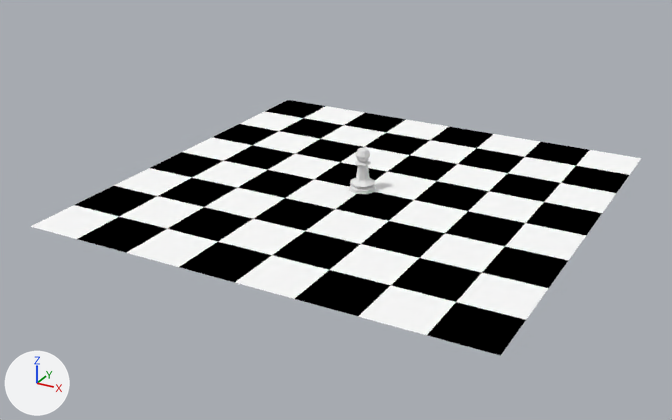
The Blender file 004_Chess/ChessScene.blend as it was, and as the next commit left it.
Before and after are seen from a 50 mm lens placed at (41.9, -82.1, 38.0), pointed at (-1.4, -3.4, -1.4). Every picture has the same lights, and +X, +Y and +Z are marked at lower left.

The older version as bpy lines, for what is in view:
```python
me_cube_001 = bpy.data.meshes.new('Cube.001')
me_cube_001.from_pydata(...)  # 144 vertices, 64 faces; spans x -24.0..24.0, y -24.0..24.0, z 0.0
# faces by material slot: [32, 32]
me_cube_001.materials.append(mat_chesswhite)  # white #ffffff
me_cube_001.materials.append(mat_chessblack)  # black #000000
me_cylinder = bpy.data.meshes.new('Cylinder')
me_cylinder.from_pydata(...)  # 106 vertices, 106 faces; spans x -1.5..1.5, y -1.5..1.5, z -0.96..3.75
ob_chessboard = bpy.data.objects.new('ChessBoard', me_cube_001)
ob_chessboard.location = (0.0, 0.0, 0.0)
ob_primarywhitepawn = bpy.data.objects.new('PrimaryWhitePawn', me_cylinder)
ob_primarywhitepawn.location = (0.0, 0.0, 1.0)
```
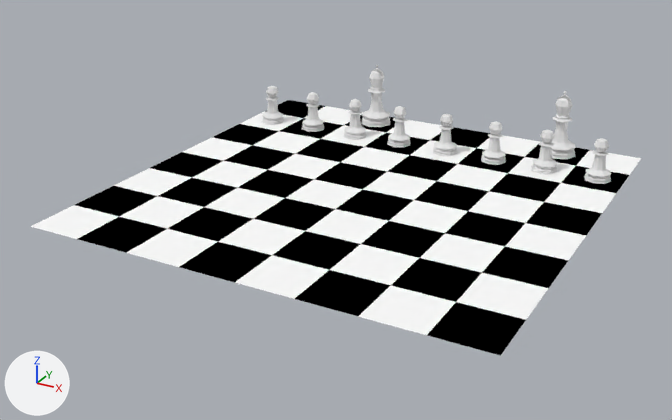
Commit message: Chess set now has pawns and bishops

What differs and where, as boxes [x1, y1, x2, y2] in the pictures (672 x 420 px):
'PrimaryWhitePawn', moved
    before: [349, 147, 376, 194]
    after: [584, 138, 611, 184]
'Bishop', added
    after: [551, 91, 576, 159]
'Bishop.001', added
    after: [361, 65, 391, 127]
'White Pawn.006', added
    after: [531, 130, 557, 174]
'White Pawn.005', added
    after: [481, 121, 506, 165]
'White Pawn.004', added
    after: [433, 114, 457, 156]
'White Pawn.003', added
    after: [387, 106, 411, 147]
'White Pawn.002', added
    after: [344, 99, 367, 139]
'White Pawn.001', added
    after: [302, 92, 324, 132]
'White Pawn', added
    after: [262, 86, 284, 124]

The change, as a list of edits to the scene's bpy script:
```text
Add me_cylinder_001:
    me_cylinder_001.from_pydata(...)  # 156 vertices, 153 faces; spans x -1.5..1.5, y -1.5..1.5, z 0.0..5.71
Change ob_primarywhitepawn:
    ob_primarywhitepawn.location: (0.0, 0.0, 1.0) -> (21.21, 15.0, 1.0)
Add ob_bishop:
    ob_bishop = bpy.data.objects.new('Bishop', me_cylinder_001)
    ob_bishop.location = (15.14, 20.95, 0.0)
    ob_bishop.rotation_euler = (0.0, 0.0, 1.571)  # degrees (0, 0, 90)
    ob_bishop.scale = (1.33, 1.33, 1.33)
Add ob_white_pawn:
    ob_white_pawn = bpy.data.objects.new('White Pawn', me_cylinder)
    ob_white_pawn.location = (-20.79, 15.0, 1.0)
Add ob_white_pawn_001:
    ob_white_pawn_001 = bpy.data.objects.new('White Pawn.001', me_cylinder)
    ob_white_pawn_001.location = (-14.79, 15.0, 1.0)
Add ob_white_pawn_002:
    ob_white_pawn_002 = bpy.data.objects.new('White Pawn.002', me_cylinder)
    ob_white_pawn_002.location = (-8.79, 15.0, 1.0)
Add ob_white_pawn_003:
    ob_white_pawn_003 = bpy.data.objects.new('White Pawn.003', me_cylinder)
    ob_white_pawn_003.location = (-2.79, 15.0, 1.0)
Add ob_white_pawn_004:
    ob_white_pawn_004 = bpy.data.objects.new('White Pawn.004', me_cylinder)
    ob_white_pawn_004.location = (3.21, 15.0, 1.0)
Add ob_white_pawn_005:
    ob_white_pawn_005 = bpy.data.objects.new('White Pawn.005', me_cylinder)
    ob_white_pawn_005.location = (9.21, 15.0, 1.0)
Add ob_white_pawn_006:
    ob_white_pawn_006 = bpy.data.objects.new('White Pawn.006', me_cylinder)
    ob_white_pawn_006.location = (15.21, 15.0, 1.0)
Add ob_bishop_001:
    ob_bishop_001 = bpy.data.objects.new('Bishop.001', me_cylinder_001)
    ob_bishop_001.location = (-8.86, 20.95, 0.0)
    ob_bishop_001.rotation_euler = (0.0, 0.0, 1.571)  # degrees (0, 0, 90)
    ob_bishop_001.scale = (1.33, 1.33, 1.33)
```
